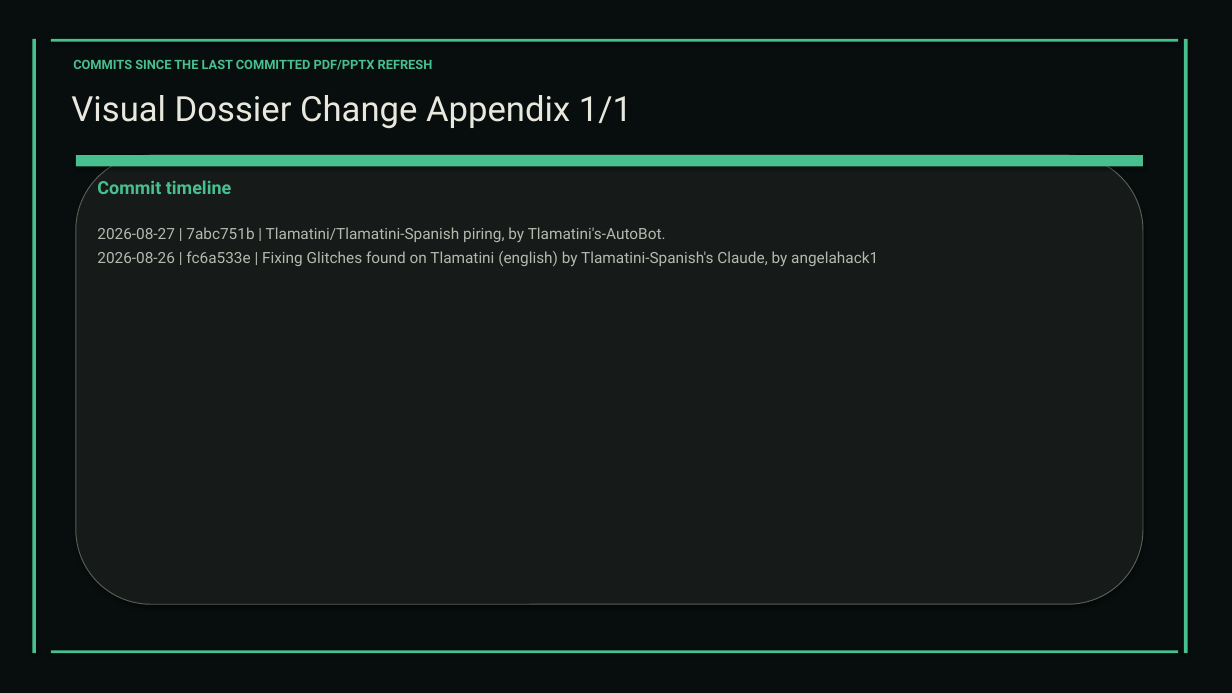
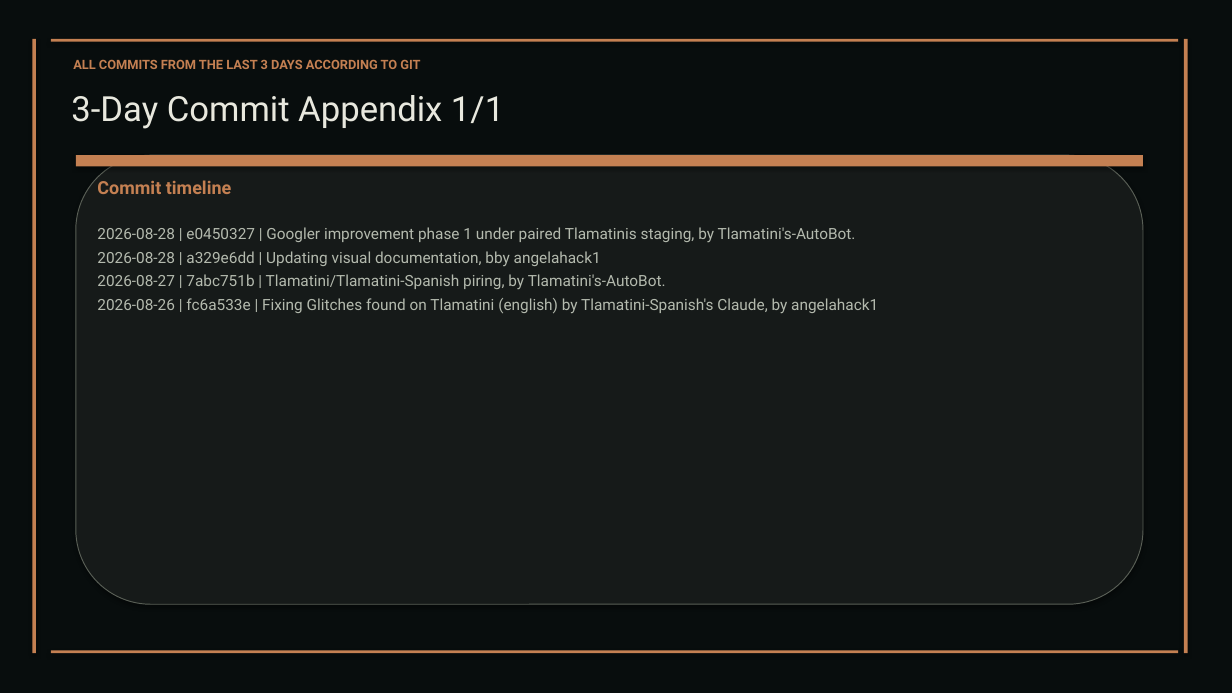
Before and after one commit to XAIHT/Tlamatini, a slide deck: slide 125 of Tlamatini_eXtended_Artificial_Intelligence_Humanly_Tempered.pptx. Drawn at 1232x693 pixels with LibreOffice and Linux fonts; fonts in the diff are those of the drawing. Boxes give left, top, right and bottom in pixels: in the first picture for what was removed or moved away, otherwise in the second. Text is boxed around its words. In the diff, an @@ line names an element or a change of style, - is before the commit and + after.

```diff
--- a/Tlamatini_eXtended_Artificial_Intelligence_Humanly_Tempered.pptx
+++ b/Tlamatini_eXtended_Artificial_Intelligence_Humanly_Tempered.pptx
@@ text at (x1=73, y1=59, x2=420, y2=69): text changed; text colour #48BF8F to #C48052 @@
-COMMITS SINCE THE LAST COMMITTED PDF/PPTX REFRESH
+ALL COMMITS FROM THE LAST 3 DAYS ACCORDING TO GIT
@@ text at (x1=71, y1=95, x2=504, y2=129): text changed @@
-Visual Dossier Change Appendix 1/1
+3-Day Commit Appendix 1/1
@@ fill #48BF8F to #C48052 in 5 elements at (x1=32, y1=39, x2=36, y2=653), (x1=1184, y1=39, x2=1188, y2=653), (x1=51, y1=39, x2=1178, y2=42), (x1=51, y1=651, x2=1178, y2=653), (x1=76, y1=155, x2=1143, y2=166) @@
@@ text "Commit timeline" at (x1=97, y1=180, x2=232, y2=194): text colour #48BF8F to #C48052 @@
@@ text at (x1=97, y1=227, x2=856, y2=266): paragraphs added @@
+2026-08-28 | e0450327 | Googler improvement phase 1 under paired Tlamatinis staging, by Tlamatini's-AutoBot.
+2026-08-28 | a329e6dd | Updating visual documentation, bby angelahack1
```
Also in this commit, not shown: 19 other slides changed, 1 slide removed, 10 other files.
